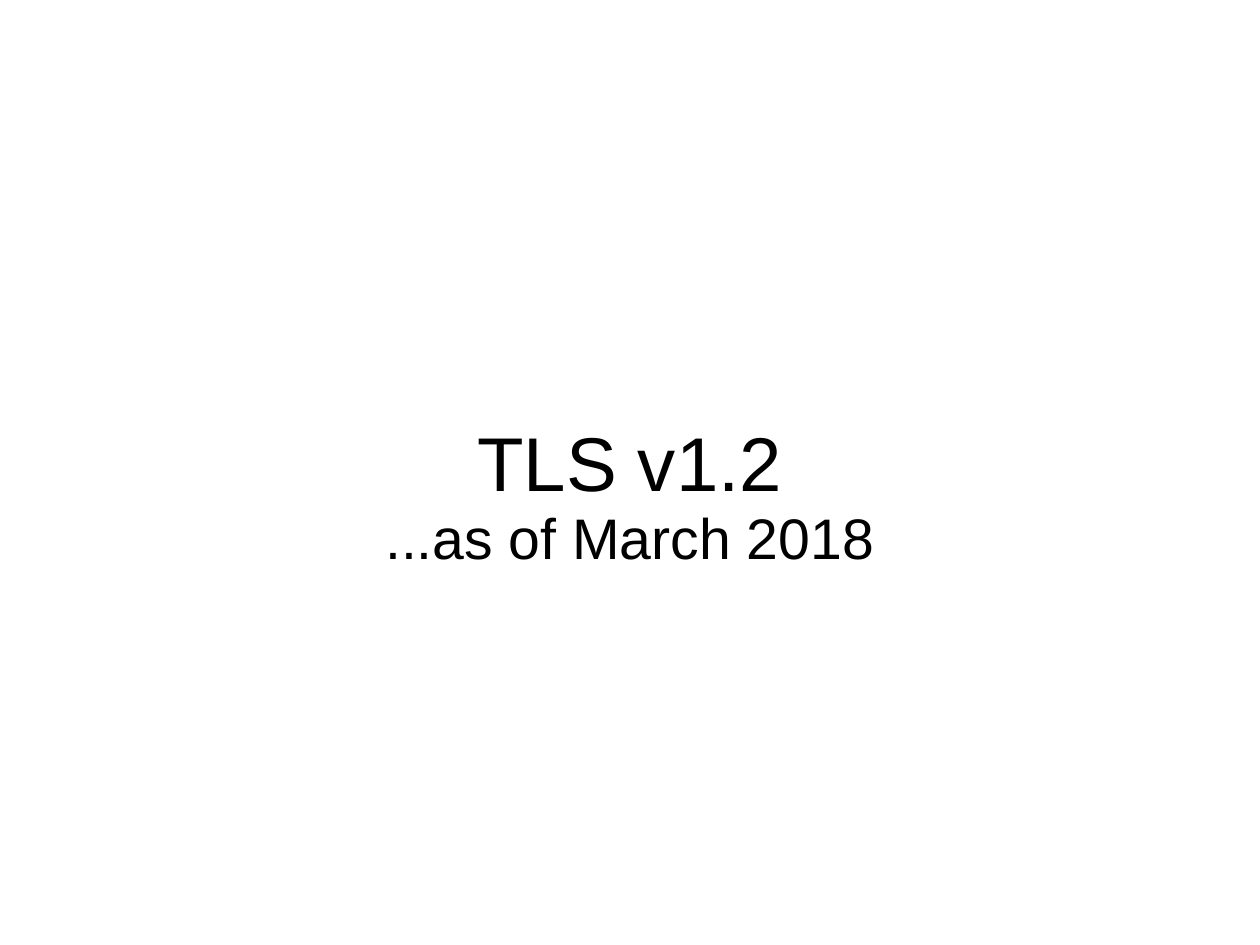
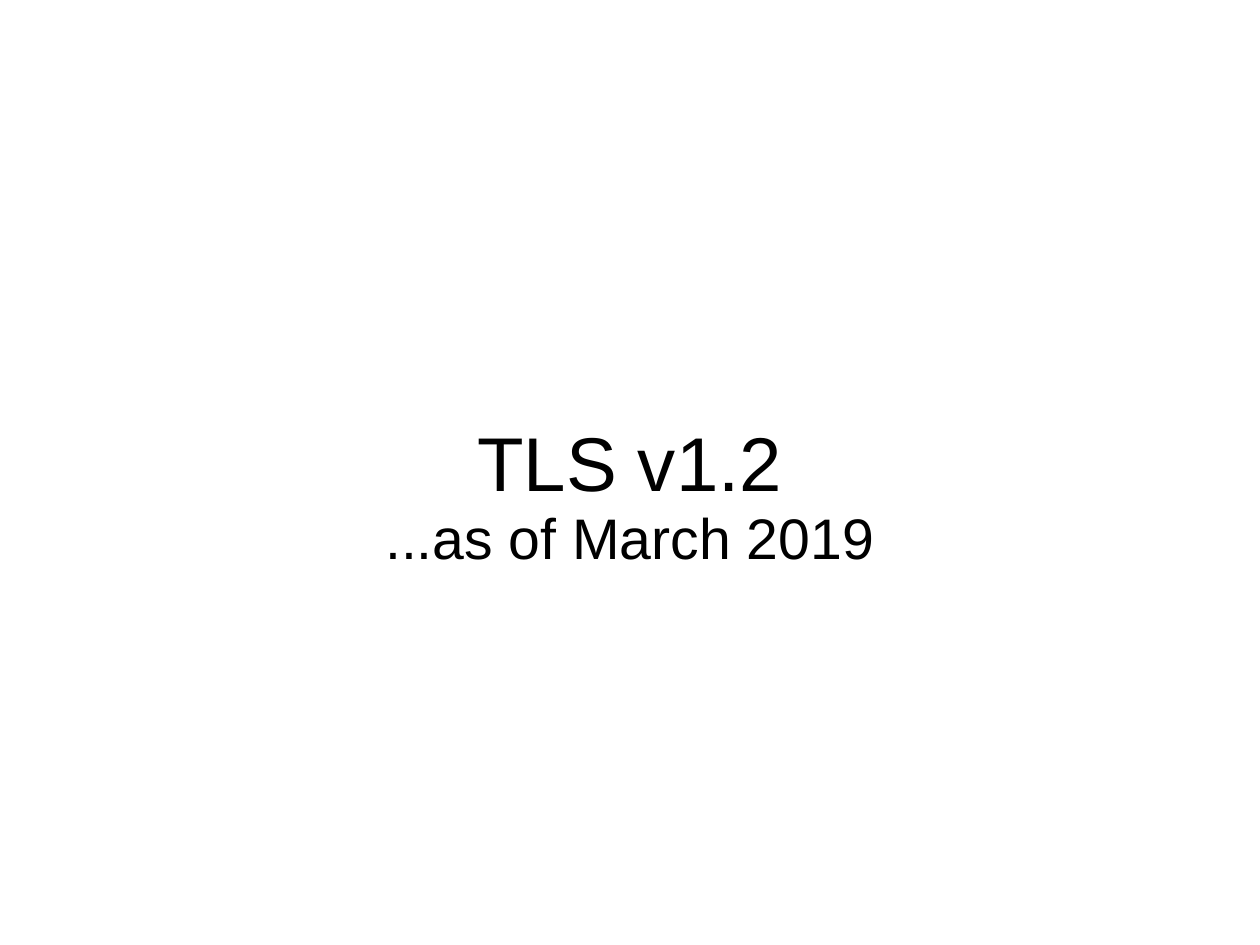
Before and after one commit to sftcd/cs7053, a slide deck: slide 1 of 2016lectures/07-tls-details.ppt. Drawn at 1260x945 pixels with LibreOffice and Linux fonts; fonts in the diff are those of the drawing. Boxes give left, top, right and bottom in pixels: in the first picture for what was removed or moved away, otherwise in the second. Text is boxed around its words. In the diff, an @@ line names an element or a change of style, - is before the commit and + after.

```diff
--- a/2016lectures/07-tls-details.ppt
+++ b/2016lectures/07-tls-details.ppt
@@ subtitle at box(385, 517, 874, 560): text changed @@
-...as of March 2018
+...as of March 2019
```
Also in this commit, not shown: 12 other slides changed, 4 other files.
